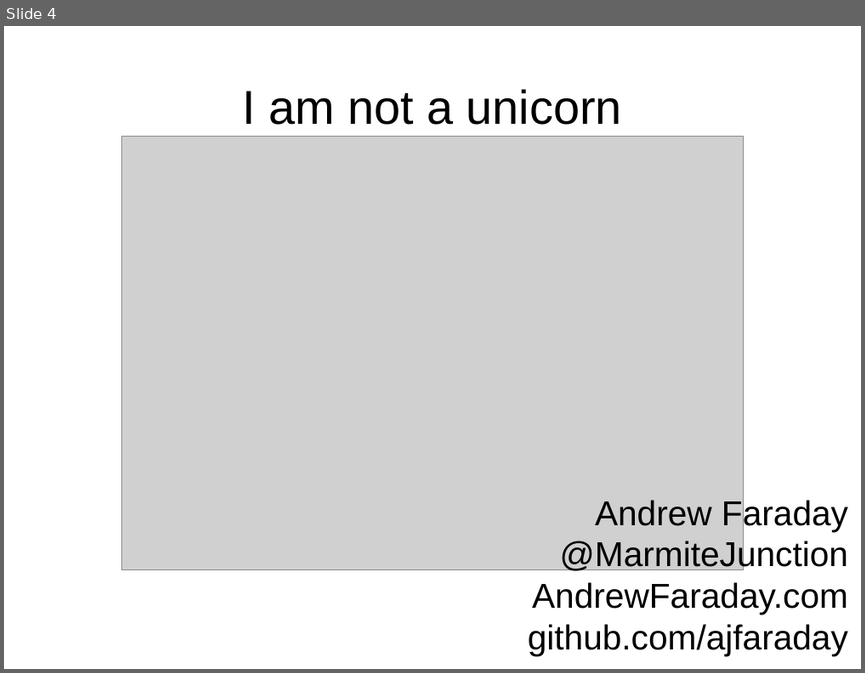
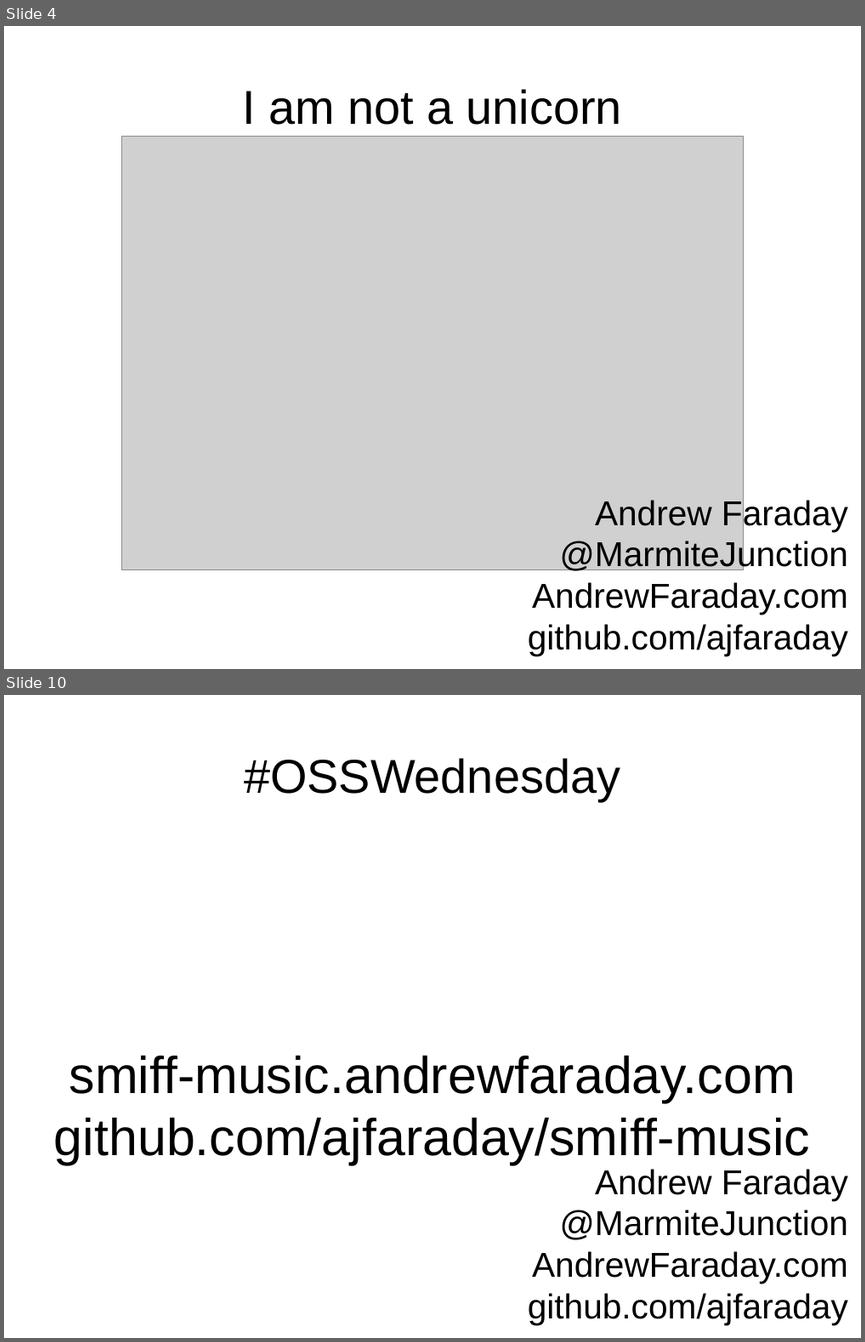
Before and after one commit to AJFaraday/conference-repo, a slide deck: lightning/fear/fear-pres.odp. Shown one above the other, each under a label of ours: slide 4 before the commit, slides 4 and 10 after it; the slides between them are not shown. The pictures are 865x673 and 865x1342 pixels, drawn with LibreOffice and Linux fonts; fonts in the diff are those of the drawing; grey boxes stand for pictures. Boxes give left, top, right and bottom in pixels: in the first picture for what was removed or moved away, otherwise in the second. Text is boxed around its words. In the diff, an @@ line names an element or a change of style, - is before the commit and + after.

```diff
--- a/lightning/fear/fear-pres.odp
+++ b/lightning/fear/fear-pres.odp
@@ slide 10 added at <box>4,695,861,1338</box>, background #FFFFFF @@
@@ title added at <box>244,758,620,801</box>, 44 pt, text #000000 @@
+#OSSWednesday
@@ text added at <box>54,1055,810,1165</box>, 48 pt, text #000000 @@
+smiff-music.andrewfaraday.com
+github.com/ajfaraday/smiff-music
@@ subtitle added at <box>528,1168,848,1325</box>, 32 pt, text #000000 @@
+Andrew Faraday
+@MarmiteJunction
+AndrewFaraday.com
+github.com/ajfaraday
```
Also in this commit, not shown: 1 slide changed, 5 other slides added.
